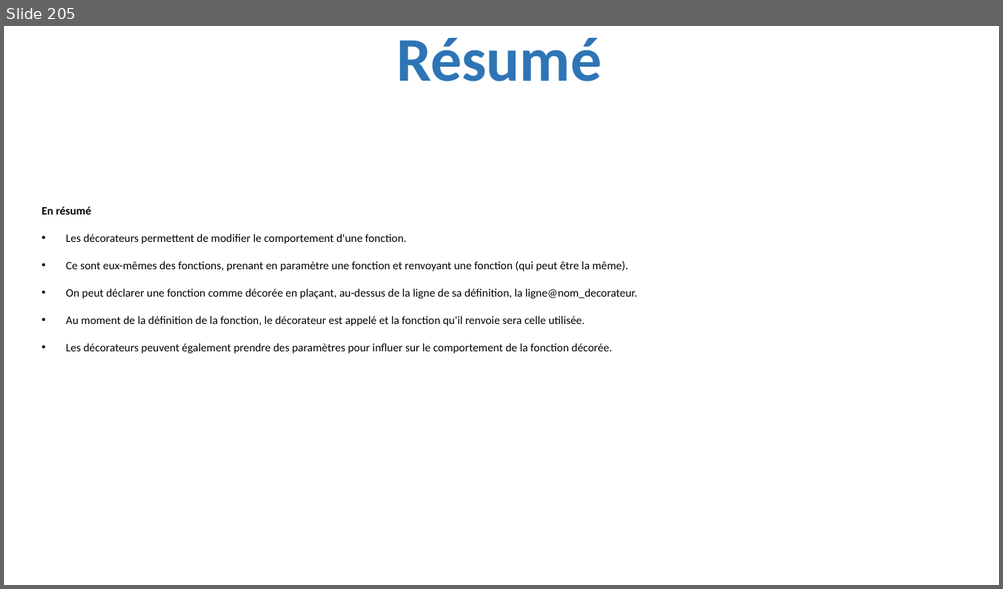
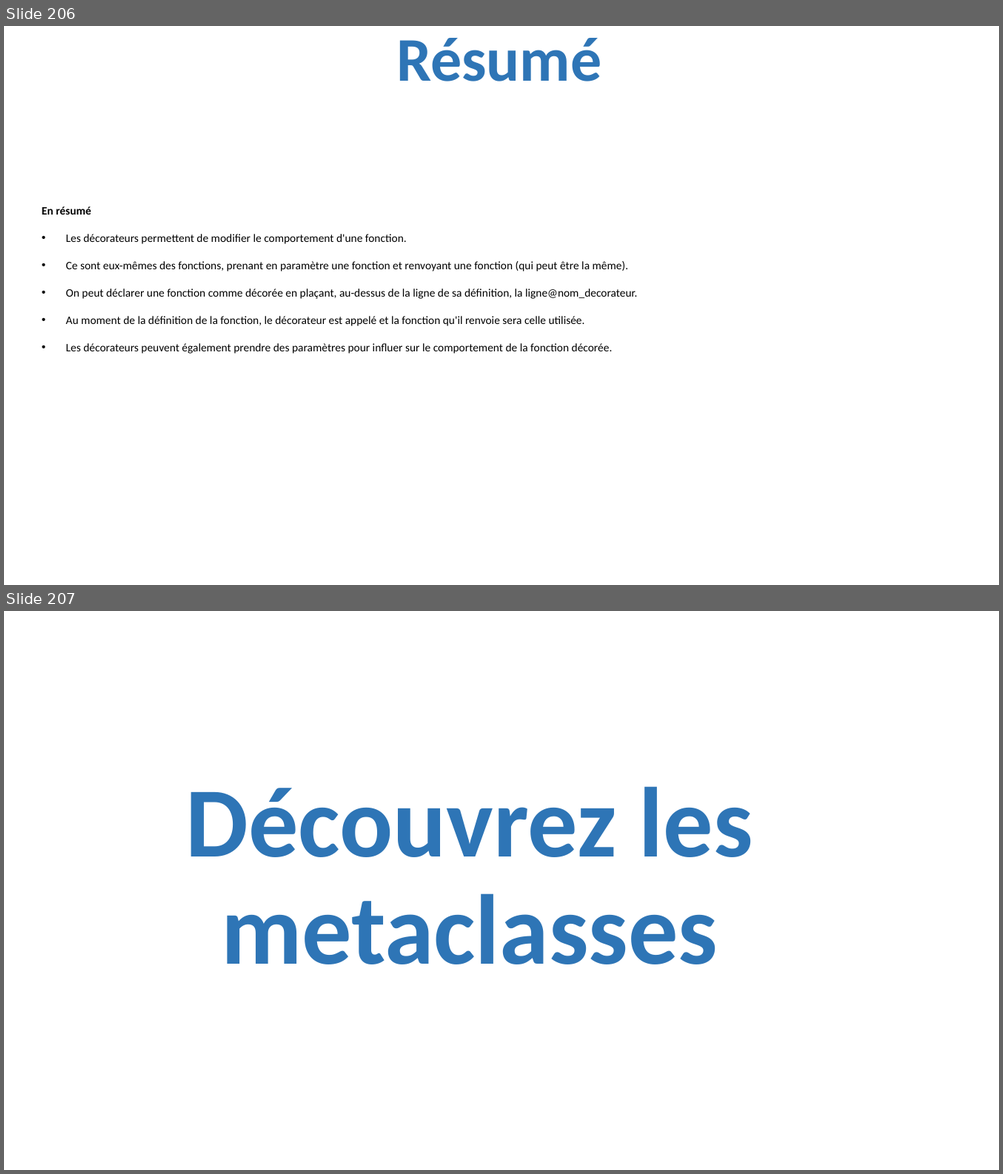
Before and after one commit to julienPalleau/PythonDoc, a slide deck: Python-resume.pptx. Shown one above the other, each under a label of ours: slide 205 before the commit, slides 206 and 207 after it. The pictures are 1003x589 and 1003x1174 pixels, drawn with LibreOffice and Linux fonts; fonts in the diff are those of the drawing. Boxes give left, top, right and bottom in pixels: in the first picture for what was removed or moved away, otherwise in the second. Text is boxed around its words. In the diff, an @@ line names an element or a change of style, - is before the commit and + after.

Commit message:
Decouvrez les metaclasses

```diff
--- a/Python-resume.pptx
+++ b/Python-resume.pptx
@@ slide 207 added at (4,611,999,1170), background #FFFFFF @@
@@ title added at (186,786,753,965), 96 pt, text #2E75B6, bold @@
+Découvrez les metaclasses
@@ what was slide 205 is now slide 206 @@
```
Also in this commit, not shown: 15 other slides added.
